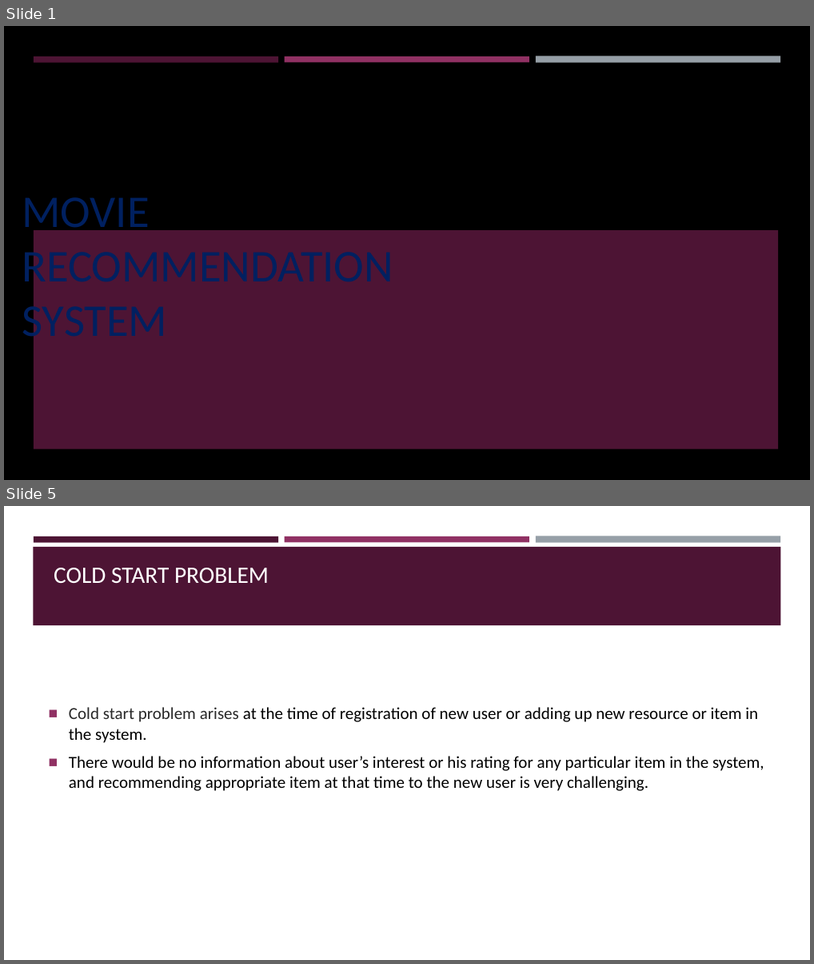
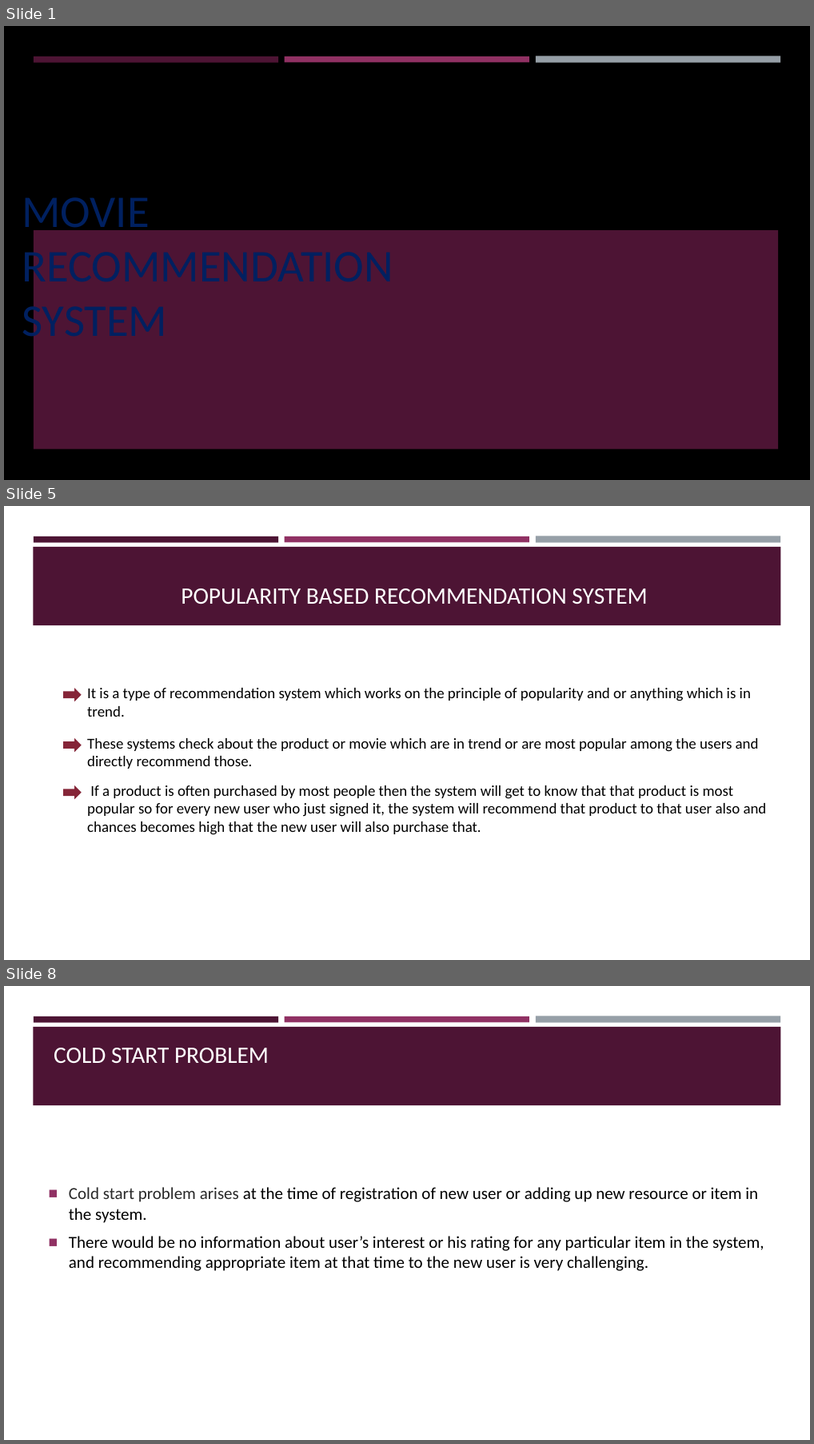
Before and after one commit to InnomaticsResearchLabsProject/Recommendation-system, a slide deck: Movie_RS.pptx. Shown one above the other, each under a label of ours: slides 1 and 5 before the commit, slides 1, 5 and 8 after it; the slides between them are not shown. The pictures are 814x964 and 814x1444 pixels, drawn with LibreOffice and Linux fonts; fonts in the diff are those of the drawing; background and template pictures are left out. Boxes give left, top, right and bottom in pixels: in the first picture for what was removed or moved away, otherwise in the second. Text is boxed around its words. In the diff, an @@ line names an element or a change of style, - is before the commit and + after.

```diff
--- a/Movie_RS.pptx
+++ b/Movie_RS.pptx
@@ slide 5 added at (4, 506, 810, 960), background #FFFFFF; not listed: 4 template elements that a slide beside it also shows @@
@@ title added at (181, 588, 647, 604), 28 pt, text #FFFFFF @@
+POPULARITY BASED RECOMMENDATION SYSTEM
@@ right arrow added at (63, 688, 82, 701), fill #852638 @@
@@ text added at (87, 688, 751, 716), 18 pt, text #000000 @@
+It is a type of recommendation system which works on the principle of popularity and or anything which is in trend.
@@ right arrow added at (63, 738, 82, 752), fill #852638 @@
@@ text added at (87, 738, 759, 768), 18 pt, text #000000 @@
+These systems check about the product or movie which are in trend or are most popular among the users and directly recommend those.
@@ right arrow added at (63, 785, 82, 800), fill #852638 @@
@@ text added at (87, 785, 767, 835), 18 pt, text #000000 @@
+If a product is often purchased by most people then the system will get to know that that product is most popular so for every new user who just signed it, the system will recommend that product to that user also and chances becomes high that the new user will also purchase that.
@@ what was slide 5 is now slide 8 @@
```
Also in this commit, not shown: 3 slides changed, 2 other slides added.
